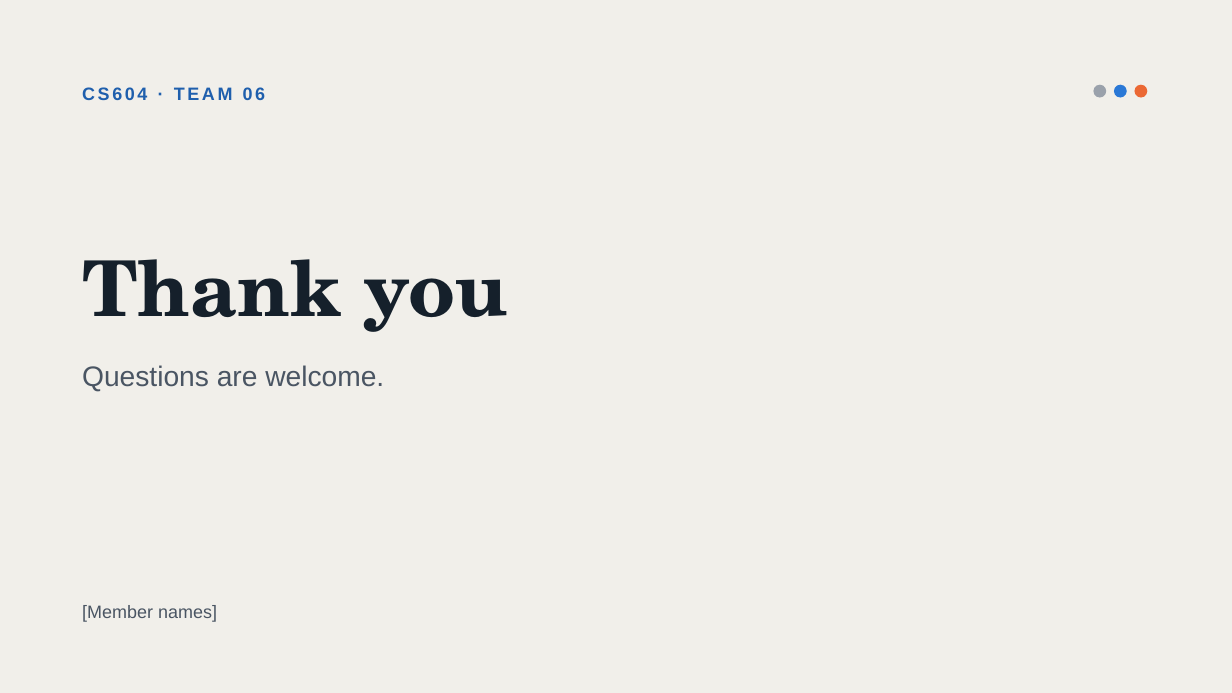
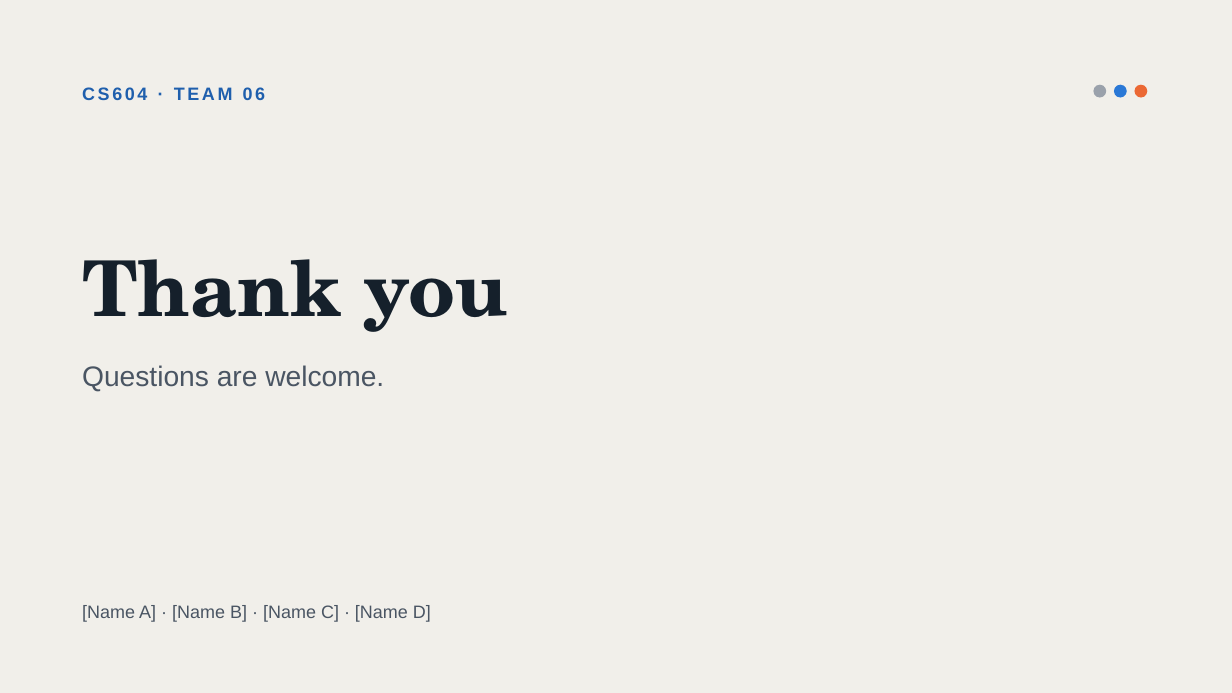
Before and after one commit to jiaobuchong/deep-cv, a slide deck: slide 21 of cs604_team06_slides.pptx (slide 17 before the commit). Drawn at 1232x693 pixels with LibreOffice and Linux fonts; fonts in the diff are those of the drawing. Boxes give left, top, right and bottom in pixels: in the first picture for what was removed or moved away, otherwise in the second. Text is boxed around its words. In the diff, an @@ line names an element or a change of style, - is before the commit and + after.

```diff
--- a/cs604_team06_slides.pptx
+++ b/cs604_team06_slides.pptx
@@ text at <box>82,605,431,622</box>: text changed @@
-[Member names]
+[Name A] · [Name B] · [Name C] · [Name D]
```
Also in this commit, not shown: 17 other slides changed, 5 slides added, 1 slide removed, 51 other files.
